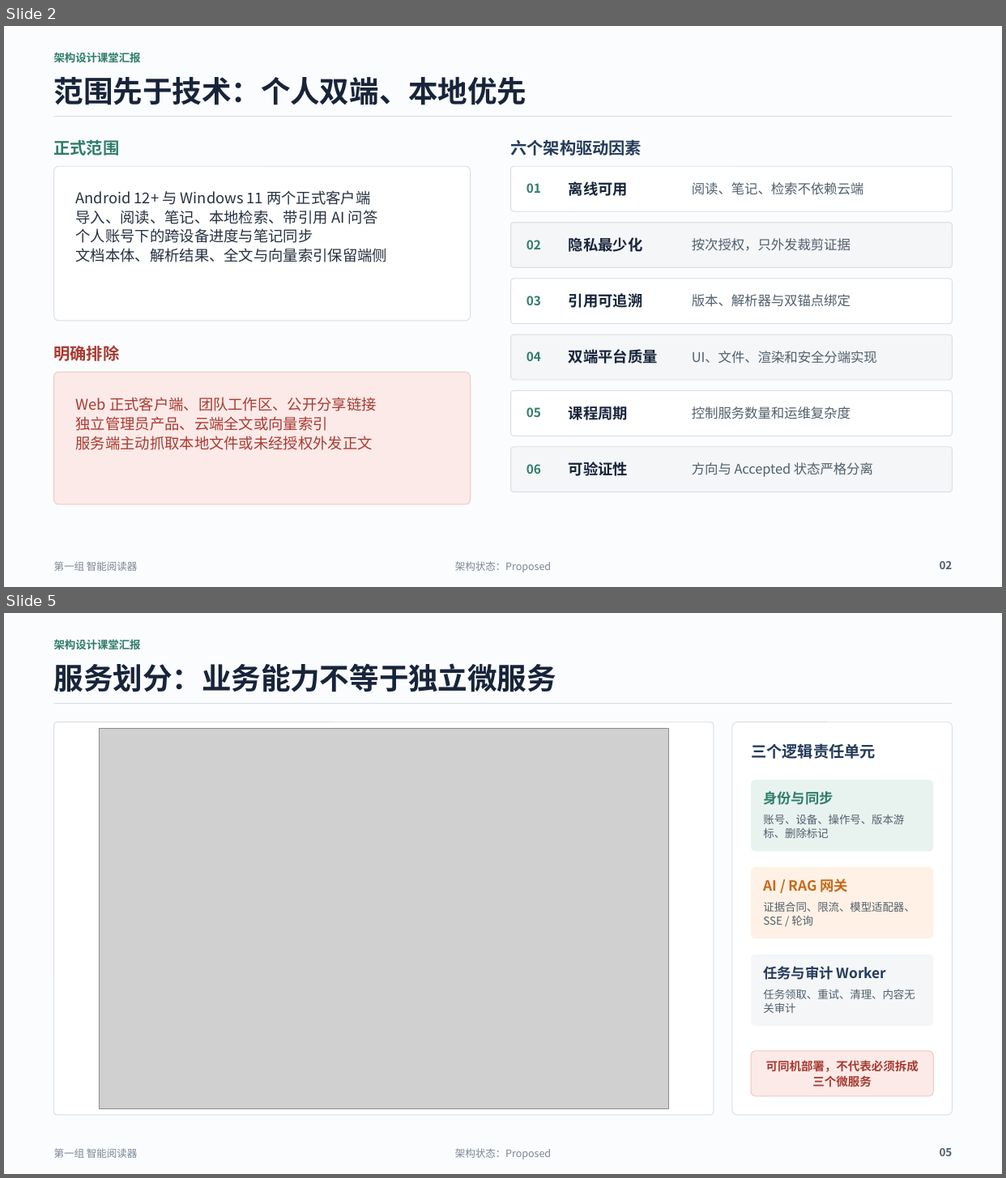
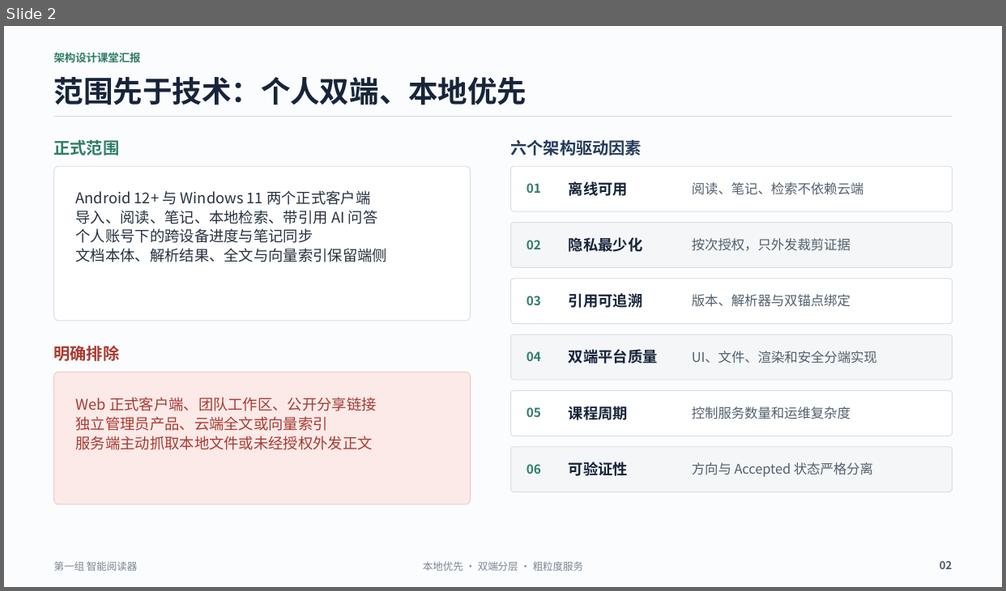
Before and after one commit to Aut-172/Intelligent-Reader, a slide deck: docs/架构设计/阶段成果-V0.4-双端需求补充/06-汇报PPT-1组-智能阅读器.pptx. Shown one above the other, each under a label of ours: slides 2 and 5 before the commit, slide 2 after it; the slides between them are not shown. The pictures are 1006x1178 and 1006x591 pixels, drawn with LibreOffice and Linux fonts; fonts in the diff are those of the drawing; grey boxes stand for pictures. Boxes give left, top, right and bottom in pixels: in the first picture for what was removed or moved away, otherwise in the second. Text is boxed around its words. In the diff, an @@ line names an element or a change of style, - is before the commit and + after.

Commit message:
docs: 完善架构设计课堂汇报与拆分图

```diff
--- a/docs/架构设计/阶段成果-V0.4-双端需求补充/06-汇报PPT-1组-智能阅读器.pptx
+++ b/docs/架构设计/阶段成果-V0.4-双端需求补充/06-汇报PPT-1组-智能阅读器.pptx
@@ slide 5 removed at (4, 613, 1002, 1174), background #FBFCFD @@
@@ text removed at (54, 639, 141, 649) @@
-架构设计课堂汇报
@@ text removed at (54, 663, 556, 692) @@
-服务划分：业务能力不等于独立微服务
@@ line removed from (54, 704) to (953, 704) @@
@@ rounded rectangle removed at (54, 722, 714, 1115) @@
@@ picture removed at (99, 728, 669, 1109) @@
@@ rounded rectangle removed at (732, 722, 953, 1115) @@
@@ text removed at (751, 743, 876, 759) @@
-三个逻辑责任单元
@@ rounded rectangle removed at (751, 780, 934, 852) @@
@@ text removed at (763, 791, 833, 805) @@
-身份与同步
@@ text removed at (763, 815, 904, 838) @@
-账号、设备、操作号、版本游标、删除标记
@@ rounded rectangle removed at (751, 867, 934, 939) @@
@@ text removed at (763, 879, 848, 892) @@
-AI / RAG 网关
@@ text removed at (763, 901, 914, 926) @@
-证据合同、限流、模型适配器、SSE / 轮询
@@ rounded rectangle removed at (751, 954, 934, 1026) @@
@@ text removed at (763, 966, 887, 980) @@
-任务与审计 Worker
@@ text removed at (763, 989, 914, 1013) @@
-任务领取、重试、清理、内容无关审计
@@ rounded rectangle removed at (751, 1051, 934, 1096) @@
@@ text removed at (766, 1060, 918, 1088) @@
-可同机部署，不代表必须拆成三个微服务
@@ text removed at (54, 1148, 138, 1158) @@
-第一组 智能阅读器
@@ text removed at (455, 1148, 551, 1160) @@
-架构状态：Proposed
@@ text removed at (940, 1148, 953, 1157) @@
-05
@@ slide 2 changed as well @@
@@ text at (423, 561, 583, 571): text changed @@
-架构状态：Proposed
+本地优先 · 双端分层 · 粗粒度服务
```
Also in this commit, not shown: 7 other slides changed, 4 slides added, 3 other slides removed, 11 other files.
